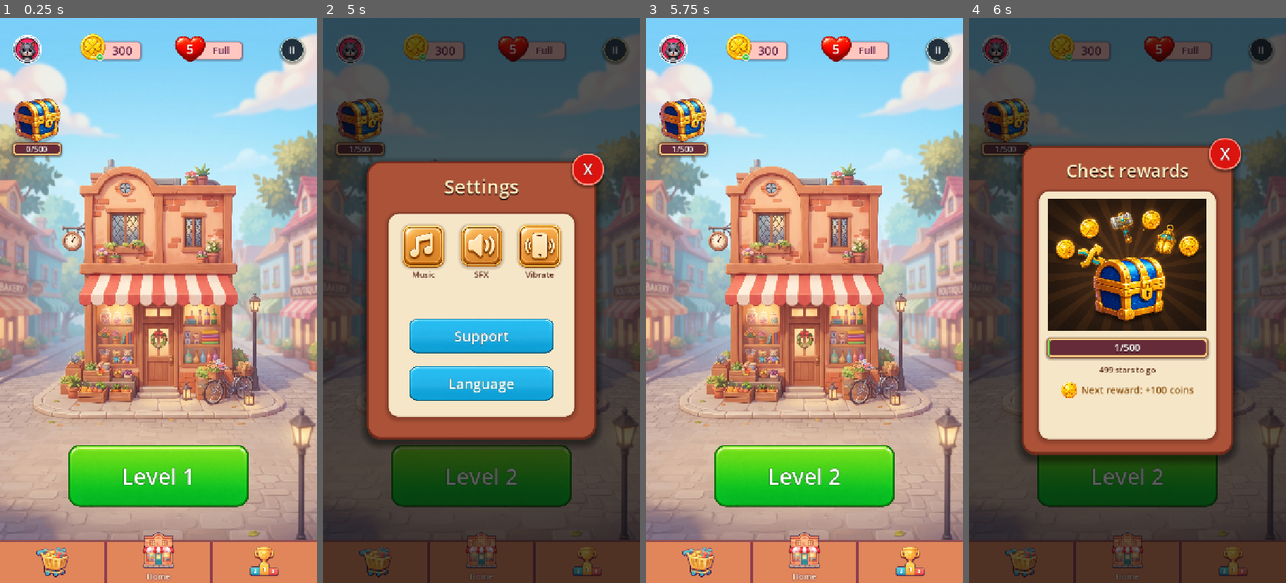
Above: before the commit, frames 1-4 (left to right).
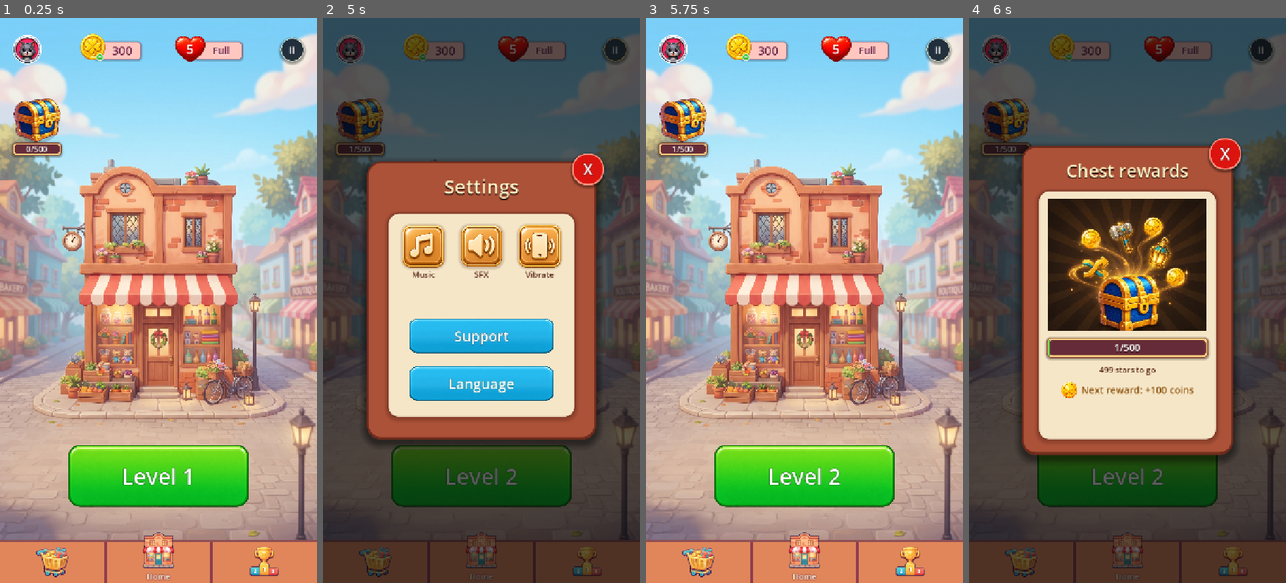
Above: after the commit, the same moments.

Repository: vladeque/sorting-puzzle
Game: Godot game, scene res://scenes/main_menu.tscn
Two runs of this game, one before a commit and one after it. Both use one fixed random seed, a clock stepped at 60 frames per second and the inputs below.
Inputs (mouse positions are in pixels of both pictures, inside the frame that each line leads up to):
- Up to frame 1 (0.25 s): no input
- Up to frame 2 (5 s): click "Level 1" at 0.5 s; click "II" at 1.25 s; click "X" at 2 s; click "3" at 2.75 s; click "Next" at 3.5 s; click "II" at 4.25 s
- Up to frame 3 (5.75 s): click "X" at 5 s
- Up to frame 4 (6 s): click (1007, 125) at 5.75 s

Frames 1-3 are identical in both runs. In frame 4, 5.0% of the frame differs, in the area x 26-74%, y 33-56%.

Commit message:
Update reward chest artwork and center shop bundle rewards

Diff:
--- a/scenes/ui/reward_chest_menu.tscn
+++ b/scenes/ui/reward_chest_menu.tscn
@@ -1,8 +1,8 @@
-[gd_scene format=3]
-
-[ext_resource type="Script" path="res://scripts/reward_chest_menu.gd" id="1_script"]
-[ext_resource type="Texture2D" path="res://assets/ui/reward_chest_menu_illustration.png" id="2_illustration"]
-[ext_resource type="Texture2D" path="res://assets/ui/main_menu_coin.png" id="3_coin"]
+[gd_scene format=3 uid="uid://d0v7jbnr61it8"]
+
+[ext_resource type="Script" uid="uid://c6n0a2l1kd14e" path="res://scripts/reward_chest_menu.gd" id="1_script"]
+[ext_resource type="Texture2D" uid="uid://0mtvk246lq4q" path="res://assets/ui/Treasure_chest_with_game_items_202607280535.jpeg" id="2_tbf2t"]
+[ext_resource type="Texture2D" uid="uid://dnlhdgplij67n" path="res://assets/ui/main_menu_coin.png" id="3_coin"]
 
 [sub_resource type="StyleBoxFlat" id="StyleBoxFlat_outer_panel"]
 bg_color = Color(0.67, 0.32, 0.22, 1)
@@ -102,7 +102,7 @@
 corner_radius_bottom_right = 8
 corner_radius_bottom_left = 8
 
-[node name="RewardChestMenu" type="Control"]
+[node name="RewardChestMenu" type="Control" unique_id=1443664996]
 layout_mode = 3
 anchors_preset = 15
 anchor_right = 1.0
@@ -111,7 +111,7 @@
 grow_vertical = 2
 script = ExtResource("1_script")
 
-[node name="DimBackground" type="ColorRect" parent="."]
+[node name="DimBackground" type="ColorRect" parent="." unique_id=1996440618]
 layout_mode = 1
 anchors_preset = 15
 anchor_right = 1.0
@@ -120,7 +120,7 @@
 grow_vertical = 2
 color = Color(0.02, 0.025, 0.03, 0.66)
 
-[node name="RewardChestPanel" type="Panel" parent="."]
+[node name="RewardChestPanel" type="Panel" parent="." unique_id=901154156]
 layout_mode = 1
 anchors_preset = 8
 anchor_left = 0.5
@@ -135,7 +135,7 @@
 grow_vertical = 2
 theme_override_styles/panel = SubResource("StyleBoxFlat_outer_panel")
 
-[node name="TitleLabel" type="Label" parent="RewardChestPanel"]
+[node name="TitleLabel" type="Label" parent="RewardChestPanel" unique_id=1178061668]
 layout_mode = 1
 anchors_preset = 10
 anchor_right = 1.0
@@ -153,7 +153,7 @@
 horizontal_alignment = 1
 vertical_alignment = 1
 
-[node name="CloseButton" type="Button" parent="RewardChestPanel"]
+[node name="CloseButton" type="Button" parent="RewardChestPanel" unique_id=2103606342]
 unique_name_in_owner = true
 layout_mode = 1
 anchors_preset = 1
@@ -177,7 +177,7 @@
 theme_override_styles/hover = SubResource("StyleBoxFlat_close_hover")
 text = "X"
 
-[node name="InnerPanel" type="Panel" parent="RewardChestPanel"]
+[node name="InnerPanel" type="Panel" parent="RewardChestPanel" unique_id=663370862]
 layout_mode = 1
 anchors_preset = 15
 anchor_right = 1.0
@@ -190,7 +190,7 @@
 grow_vertical = 2
 theme_override_styles/panel = SubResource("StyleBoxFlat_inner_panel")
 
-[node name="ContentStack" type="VBoxContainer" parent="RewardChestPanel/InnerPanel"]
+[node name="ContentStack" type="VBoxContainer" parent="RewardChestPanel/InnerPanel" unique_id=194755582]
 layout_mode = 1
 anchors_preset = 15
 anchor_right = 1.0
@@ -203,12 +203,12 @@
 grow_vertical = 2
 theme_override_constants/separation = 14
 
-[node name="ChestStage" type="Control" parent="RewardChestPanel/InnerPanel/ContentStack"]
+[node name="ChestStage" type="Control" parent="RewardChestPanel/InnerPanel/ContentStack" unique_id=188516105]
 custom_minimum_size = Vector2(360, 300)
 layout_mode = 2
 size_flags_horizontal = 4
 
-[node name="Illustration" type="TextureRect" parent="RewardChestPanel/InnerPanel/ContentStack/ChestStage"]
+[node name="Illustration" type="TextureRect" parent="RewardChestPanel/InnerPanel/ContentStack/ChestStage" unique_id=1050465645]
 layout_mode = 1
 anchors_preset = 15
 anchor_right = 1.0
@@ -216,16 +216,16 @@
 grow_horizontal = 2
 grow_vertical = 2
 mouse_filter = 2
-texture = ExtResource("2_illustration")
+texture = ExtResource("2_tbf2t")
 expand_mode = 1
 stretch_mode = 6
 
-[node name="ProgressTrack" type="Panel" parent="RewardChestPanel/InnerPanel/ContentStack"]
+[node name="ProgressTrack" type="Panel" parent="RewardChestPanel/InnerPanel/ContentStack" unique_id=104300373]
 custom_minimum_size = Vector2(0, 46)
 layout_mode = 2
 theme_override_styles/panel = SubResource("StyleBoxFlat_progress_track")
 
-[node name="ProgressBar" type="ProgressBar" parent="RewardChestPanel/InnerPanel/ContentStack/ProgressTrack"]
+[node name="ProgressBar" type="ProgressBar" parent="RewardChestPanel/InnerPanel/ContentStack/ProgressTrack" unique_id=1279760478]
 unique_name_in_owner = true
 layout_mode = 1
 anchors_preset = 15
@@ -243,15 +243,14 @@
 max_value = 500.0
 show_percentage = false
 
-[node name="AmountLabel" type="Label" parent="RewardChestPanel/InnerPanel/ContentStack/ProgressTrack"]
-unique_name_in_owner = true
-layout_mode = 1
-anchors_preset = 15
-anchor_right = 1.0
-anchor_bottom = 1.0
-grow_horizontal = 2
-grow_vertical = 2
-mouse_filter = 2
+[node name="AmountLabel" type="Label" parent="RewardChestPanel/InnerPanel/ContentStack/ProgressTrack" unique_id=100753000]
+unique_name_in_owner = true
+layout_mode = 1
+anchors_preset = 15
+anchor_right = 1.0
+anchor_bottom = 1.0
+grow_horizontal = 2
+grow_vertical = 2
 theme_override_colors/font_color = Color(1, 1, 1, 1)
 theme_override_colors/font_shadow_color = Color(0.2, 0.07, 0.1, 0.8)
 theme_override_constants/shadow_offset_x = 0
@@ -261,7 +260,7 @@
 horizontal_alignment = 1
 vertical_alignment = 1
 
-[node name="GoalCaptionLabel" type="Label" parent="RewardChestPanel/InnerPanel/ContentStack"]
+[node name="GoalCaptionLabel" type="Label" parent="RewardChestPanel/InnerPanel/ContentStack" unique_id=1897710741]
 unique_name_in_owner = true
 layout_mode = 2
 theme_override_colors/font_color = Color(0.35, 0.16, 0.08, 1)
@@ -269,22 +268,21 @@
 text = "500 stars to go"
 horizontal_alignment = 1
 
-[node name="NextRewardRow" type="HBoxContainer" parent="RewardChestPanel/InnerPanel/ContentStack"]
-layout_mode = 2
+[node name="NextRewardRow" type="HBoxContainer" parent="RewardChestPanel/InnerPanel/ContentStack" unique_id=97630826]
+layout_mode = 2
+theme_override_constants/separation = 8
 alignment = 1
-theme_override_constants/separation = 8
-
-[node name="CoinIcon" type="TextureRect" parent="RewardChestPanel/InnerPanel/ContentStack/NextRewardRow"]
+
+[node name="CoinIcon" type="TextureRect" parent="RewardChestPanel/InnerPanel/ContentStack/NextRewardRow" unique_id=326823557]
 custom_minimum_size = Vector2(38, 38)
 layout_mode = 2
 texture = ExtResource("3_coin")
 expand_mode = 1
 stretch_mode = 5
 
-[node name="NextRewardLabel" type="Label" parent="RewardChestPanel/InnerPanel/ContentStack/NextRewardRow"]
-unique_name_in_owner = true
-layout_mode = 2
-size_flags_vertical = 4
+[node name="NextRewardLabel" type="Label" parent="RewardChestPanel/InnerPanel/ContentStack/NextRewardRow" unique_id=1384334312]
+unique_name_in_owner = true
+layout_mode = 2
 theme_override_colors/font_color = Color(0.55, 0.32, 0.05, 1)
 theme_override_font_sizes/font_size = 22
 text = "Next reward: +100 coins"
--- a/scenes/ui/shop_bundle_card.tscn
+++ b/scenes/ui/shop_bundle_card.tscn
@@ -126,6 +126,7 @@
 [node name="Stack" type="VBoxContainer" parent="CardStack/Rewards/HammerReward" unique_id=1858107192]
 layout_mode = 2
 theme_override_constants/separation = -4
+alignment = 1
 
 [node name="Icon" type="TextureRect" parent="CardStack/Rewards/HammerReward/Stack" unique_id=702875276]
 custom_minimum_size = Vector2(72, 82)
@@ -152,6 +153,7 @@
 [node name="Stack" type="VBoxContainer" parent="CardStack/Rewards/ShuffleReward" unique_id=803402534]
 layout_mode = 2
 theme_override_constants/separation = -4
+alignment = 1
 
 [node name="Icon" type="TextureRect" parent="CardStack/Rewards/ShuffleReward/Stack" unique_id=1998410384]
 custom_minimum_size = Vector2(72, 82)
@@ -178,6 +180,7 @@
 [node name="Stack" type="VBoxContainer" parent="CardStack/Rewards/LanternReward" unique_id=2119830576]
 layout_mode = 2
 theme_override_constants/separation = -4
+alignment = 1
 
 [node name="Icon" type="TextureRect" parent="CardStack/Rewards/LanternReward/Stack" unique_id=1503845685]
 custom_minimum_size = Vector2(72, 82)
@@ -204,6 +207,7 @@
 [node name="Stack" type="VBoxContainer" parent="CardStack/Rewards/FreezerReward" unique_id=608025019]
 layout_mode = 2
 theme_override_constants/separation = -4
+alignment = 1
 
 [node name="Icon" type="TextureRect" parent="CardStack/Rewards/FreezerReward/Stack" unique_id=1517493974]
 custom_minimum_size = Vector2(72, 82)
@@ -230,6 +234,7 @@
 [node name="Stack" type="VBoxContainer" parent="CardStack/Rewards/CoinReward" unique_id=204282156]
 layout_mode = 2
 theme_override_constants/separation = -4
+alignment = 1
 
 [node name="Icon" type="TextureRect" parent="CardStack/Rewards/CoinReward/Stack" unique_id=1066467120]
 custom_minimum_size = Vector2(72, 82)
Binary file added: assets/ui/Treasure_chest_with_game_items_202607280535.jpeg
Not shown, added: assets/ui/Treasure_chest_with_game_items_202607280535.jpeg.import
Binary file added: tmp/imagegen/reward_chest_candidates/direction-2a-alpha-preview-test.png
Not shown, added: tmp/imagegen/reward_chest_candidates/direction-2a-alpha-preview-test.png.import
Binary file added: tmp/imagegen/reward_chest_candidates/direction-2a-alpha-preview.png
Not shown, added: tmp/imagegen/reward_chest_candidates/direction-2a-alpha-preview.png.import
Binary file added: tmp/imagegen/reward_chest_candidates/direction-2a-clean-transparent-test.png
Not shown, added: tmp/imagegen/reward_chest_candidates/direction-2a-clean-transparent-test.png.import
Binary file changed: tmp/imagegen/reward_chest_candidates/direction-2a-clean-transparent.png
Binary file added: tmp/imagegen/reward_chest_candidates/direction-2b-alpha-preview.png
Not shown, added: tmp/imagegen/reward_chest_candidates/direction-2b-alpha-preview.png.import
Binary file changed: tmp/imagegen/reward_chest_candidates/direction-2b-clean-transparent.png
(and 2 more such lines)
